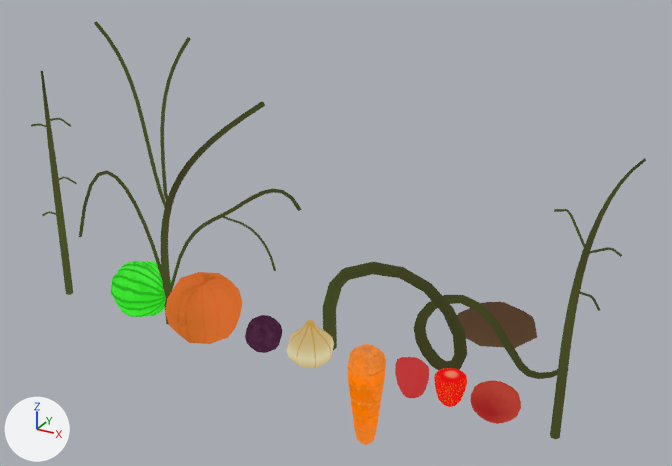
Before and after pictures for a commit that changed the Blender file Primeira_Sala/Vegetacao.blend.
One viewpoint serves both versions: a 50 mm camera at (2.58, -4.36, 3.12) aimed at (-0.1, 0.52, 0.69). Every picture has the same lights, and +X, +Y and +Z are marked at lower left. The older version comes first.

Names of what the first picture shows: 'Abobora', 'Beterraba', 'Cebola', 'Melancia', 'Pepper', 'Pimenteiro', 'Pé_Abobora', 'Pé_Morango', 'Strawberry', 'Terra?', 'Tomateiro', 'Tomato', 'cenoura'.
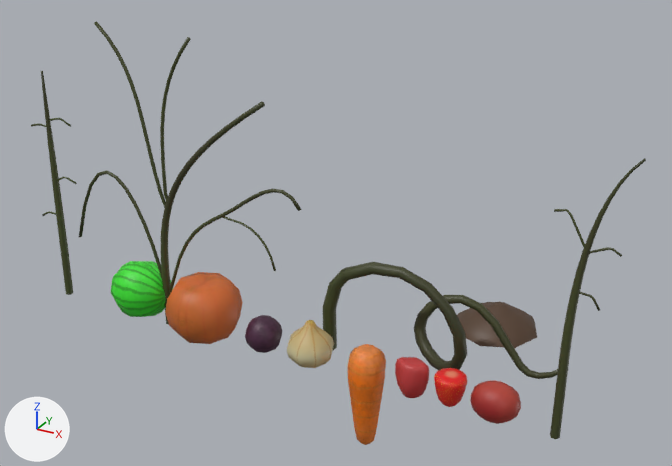
Location of each change, (x1, y1, x2, y2) in pixels of the pictures (672 x 466 px):
'Pé_Abobora', recoloured: (323, 262, 569, 379) in both
'Pé_Morango', recoloured: (79, 21, 302, 325) in both
'Abobora', recoloured: (165, 272, 243, 344) in both
'cenoura', recoloured (darker): (347, 344, 386, 445) in both
'Melancia', recoloured: (111, 261, 173, 317) in both
'Terra?', recoloured: (457, 302, 536, 348) in both
'Tomato', recoloured: (470, 380, 521, 424) in both
'Cebola', recoloured (darker): (287, 320, 334, 368) in both
'Tomateiro', recoloured: (41, 71, 73, 295) in both
'Pepper', recoloured: (395, 357, 429, 398) in both
'Beterraba', recoloured: (247, 315, 282, 353) in both
'Strawberry', recoloured: (434, 368, 467, 407) in both

The change, as a diff of the scene's bpy script:
```diff
--- a/Primeira_Sala/Vegetacao.blend.py
+++ b/Primeira_Sala/Vegetacao.blend.py
@@ mat_atlas_fruts_vegetabels @@
 _N = mat_atlas_fruts_vegetabels.node_tree.nodes; _L = mat_atlas_fruts_vegetabels.node_tree.links
+n4 = _N.new('ShaderNodeBsdfPrincipled'); n4.name = 'Principled BSDF'
+n5 = _N.new('ShaderNodeOutputMaterial'); n5.name = 'Material Output'
 n0 = _N.new('ShaderNodeTexImage'); n0.name = 'Image Texture'
@@ mat_atlas_fruts_vegetabels @@
 n1 = _N.new('ShaderNodeUVMap'); n1.name = 'UV Map'
-n2 = _N.new('ShaderNodeOutputMaterial'); n2.name = 'Material Output.001'
-n3 = _N.new('ShaderNodeEmission'); n3.name = 'Emission'
 _L.new(n1.outputs[0], n0.inputs[0])  # 'UV' to 'Vector'
-_L.new(n3.outputs[0], n2.inputs[0])  # 'Emission' to 'Surface'
-_L.new(n0.outputs[0], n3.inputs[0])  # 'Color' to 'Color'
+_L.new(n4.outputs[0], n5.inputs[0])  # 'BSDF' to 'Surface'
+_L.new(n0.outputs[0], n4.inputs[0])  # 'Color' to 'Base Color'
```
